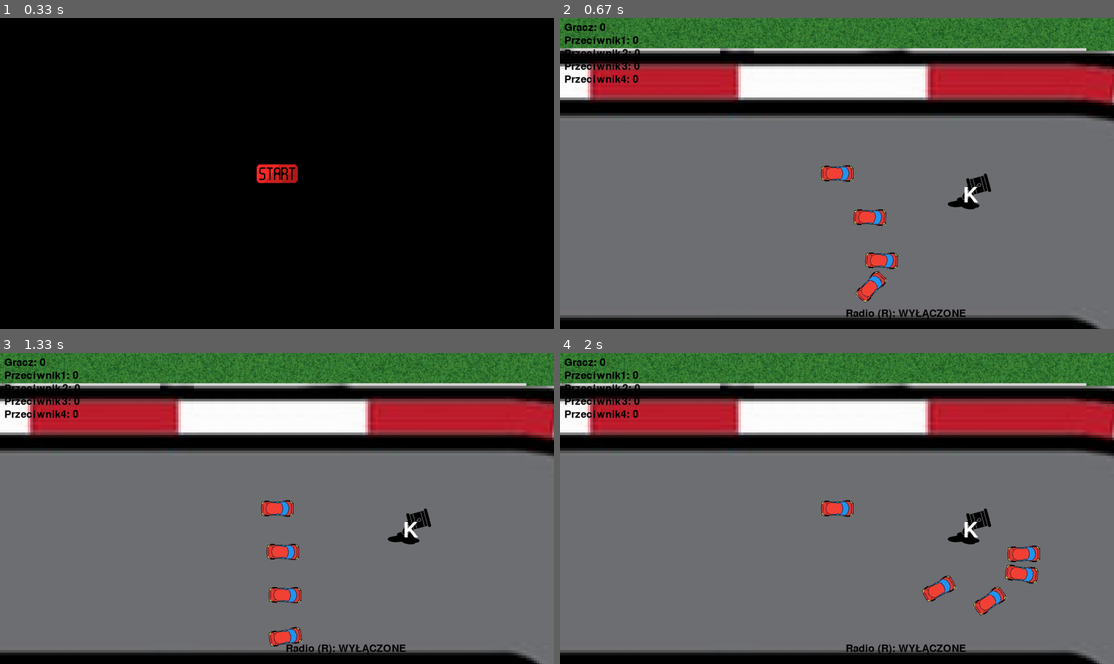
Above: before the commit, frames 1-4 (two rows, left to right).
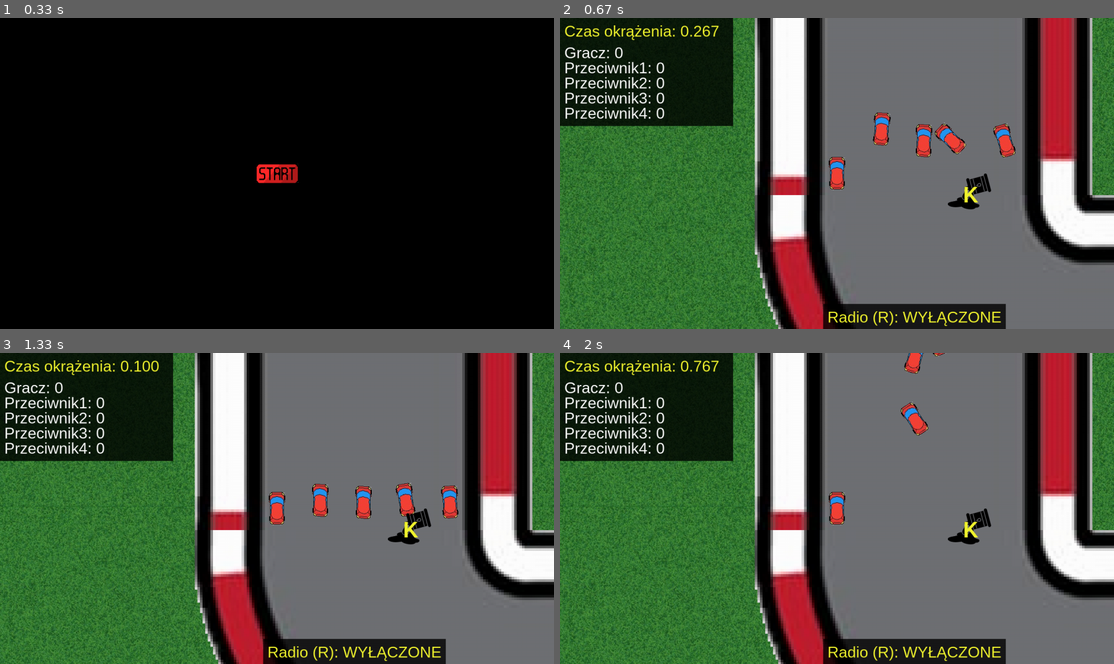
Above: after the commit, the same moments.

Repository: PiotrFurtak/Motorola
Game: pygame game, started from Main.py
Same seed, same stepped clock (60 frames per second), same inputs: the game is played once before the commit and once after it.
Inputs (mouse positions are in pixels of both pictures, inside the frame that each line leads up to):
- Up to frame 1 (0.33 s): no input
- Up to frame 2 (0.67 s): click (837, 173) at 0.38 s
- Up to frame 3 (1.33 s): hold Esc 0.67-1.13 s; click (277, 508) at 1.22 s
- Up to frame 4 (2 s): no input

Frame 1 is identical in both runs. In frame 2, 72% of the frame differs, in the area x 0-100%, y 0-100%; in frame 3, 72%; in frame 4, 71%.

Commit message:
Nwm dużo zmian ig

Diff:
--- a/Car.py
+++ b/Car.py
@@ -4,9 +4,9 @@
 import pygame
 
 class Car(Sprite):
-    def __init__(self,window,track,coords,image,centre_point,car_id):
+    def __init__(self,window,track,coords,image,centre_point,angle,car_id):
         self.car_id = car_id
-        Sprite.__init__(self,window,coords,image,centre_point,0,is_player=car_id==0)
+        Sprite.__init__(self,window,coords,image,centre_point,angle,is_player=car_id==0)
         self.track = track
         self.stear = 0
         self.joystick_x = 0
@@ -30,6 +30,8 @@
         self.oil_coords = (0,0)
         self.oil_radius = 0
         self.oiled_time = 0
+        self.hitbox = Sprite(self.window,coords,pygame.image.load("imgs/car-hitbox.png"),centre_point)
+        self.hitbox.scale_by(1/6)
 
     def draw(self,x,y):
         if self.oil_radius > 0:
@@ -85,6 +87,11 @@
             return True
         return False
 
+    def isColliding(self,oSprite):
+        x,y = self.coords
+        self.hitbox.set_position((x/6,y/6))
+        self.hitbox.set_angle(self.angle)
+        return Sprite.isColliding(self.hitbox,oSprite.hitbox)
 
     def turn(self):
         if self.joystick_x == 0:
@@ -110,10 +117,10 @@
 
         self.rotate(self.stear/200*self.velocity)
         if self.joystick_x and abs(self.velocity) > 0:
-            self.drift += 3
+            self.drift += 1
 
         if self.is_braking:
-            self.drift += 1
+            self.drift += 3
             if not self.joystick_x:
                 self.velocity *= 0.9
 
--- a/Game.py
+++ b/Game.py
@@ -11,17 +11,15 @@
         self.running = False
         self.WHITE = (255, 255, 255)
         self.BLACK = (0, 0, 0) # Kolor czarnego tła
+        self.YELLOW = (242, 245, 47)
         self.window = window
         self.WINDOW_WIDTH, self.WINDOW_HEIGHT = window.get_size()
         self.clock = pygame.time.Clock()
         self.pressed_keys = set()
-
-        self.font = pygame.font.Font(None, 36)  # Czcionka do radia
+        self.font = pygame.font.SysFont("bahnschrift", 36)  # Czcionka do radia
         self.bigger_font = pygame.font.Font(None,72)
         self.radio = None  # Na początku nie ma radia
         self.buffered = pygame.surface.Surface((8000, 8000))
-        # self.border = Sprite(self.window,(550,200),pygame.image.load("imgs/track-border.png"),(450,450))
-        # self.border.scale(3)
         turn_img = pygame.image.load("imgs/turn.png")
         forward_img = pygame.image.load("imgs/forward.png")
         self.track = get_level("level-1.txt",self.buffered,turn_img,forward_img)
@@ -36,9 +34,9 @@
         for oTrack in self.track:
             oTrack.draw(4000,4000)
 
-        self.player = Car(self.window,self.track,(0,-1100),pygame.image.load("imgs/red-car.png"),(38,19),0)
+        self.player = Car(self.window,self.track,(-2420,900),pygame.image.load("imgs/red-car.png"),(38,19),90,0)
         ai_amount = 4
-        self.enemies = tuple([ai(self.window,self.track,(0,-1000+100*i),pygame.image.load("imgs/red-car.png"),(38,19),i+1,self.player) for i in range(ai_amount)])
+        self.enemies = tuple([ai(self.window,self.track,(-2320+100*i,900),pygame.image.load("imgs/red-car.png"),(38,19),90,i+1,self.player) for i in range(ai_amount)])
         self.allCars = tuple([self.player]+list(self.enemies))
         self.max_laps = 3  # Maksymalna liczba okrążeń do zakończenia gry
         self.scores = []
@@ -87,20 +85,31 @@
             y = self.WINDOW_HEIGHT//2-self.enemies[follow_enemy-1].y
 
         self.window.blit(self.buffered,(x-4000,y-4000))
+        surface = pygame.surface.Surface((self.WINDOW_WIDTH,self.WINDOW_HEIGHT),pygame.SRCALPHA)
+        pygame.draw.rect(surface,(0,0,0,200),(0,0,400,250))
         self.player.draw(x,y)
-        laps_text = self.font.render(f"Gracz: {self.player.laps}", True, self.BLACK)
-        self.window.blit(laps_text, (10, 10))
+        laps_text = self.font.render(f"Gracz: {self.player.laps}", True, self.WHITE)
+        surface.blit(laps_text, (10, 60))
         for oCar in self.enemies:
             oCar.draw(x,y)
-            enemy_laps_text = self.font.render(f"Przeciwnik{oCar.car_id}: {oCar.laps}", True, self.BLACK)
-            self.window.blit(enemy_laps_text, (10, 10+30*oCar.car_id))
+            enemy_laps_text = self.font.render(f"Przeciwnik{oCar.car_id}: {oCar.laps}", True, self.WHITE)
+            surface.blit(enemy_laps_text, (10, 60+35*oCar.car_id))
         if self.radio:
-            self.radio.draw()
-        self.window.blit(self.oil_img,(self.WINDOW_WIDTH*7//10,self.WINDOW_HEIGHT//2))
+            text,(x,y),(width,height) = self.radio.draw()
+            pygame.draw.rect(surface,(0,0,0,200),(x-10,y-10,width+20,height+20))
+            surface.blit(text,(x,y))
+        # pygame.draw.circle(surface,(0, 0, 0, 100),(self.WINDOW_WIDTH*7//10+50,self.WINDOW_HEIGHT//2+50),50)
+        surface.blit(self.oil_img,(self.WINDOW_WIDTH*7//10,self.WINDOW_HEIGHT//2))
         oil_text = str(self.player.oil_cooldown//60)
         if oil_text == "0": oil_text = "K"
-        oil_cooldown = self.bigger_font.render(oil_text,True,self.WHITE)
-        self.window.blit(oil_cooldown,(self.WINDOW_WIDTH*7//10+35,self.WINDOW_HEIGHT//2+27))
+        oil_cooldown = self.bigger_font.render(oil_text,True,self.YELLOW)
+        surface.blit(oil_cooldown,(self.WINDOW_WIDTH*7//10+35,self.WINDOW_HEIGHT//2+27))
+
+        player_lap_time = self.font.render("Czas okrążenia: "+"{0:.3f}".format(time()-self.player.laps_times[-1]),True,self.YELLOW)
+        surface.blit(player_lap_time,(10,10))
+        self.window.blit(surface,(0,0))
+
+
 
     def check_winner(self, oCar):
         if oCar.laps >= self.max_laps and oCar not in self.winners:
@@ -109,6 +118,8 @@
             if oCar == self.player:
                 self.aproximate_scores()
                 self.running = False
+            else:
+                oCar.already_won = True
 
     def aproximate_scores(self):
         all_times = {}
@@ -137,6 +148,12 @@
 
                 oCar.drift, otherCar.drift = 100, 100
 
+        if True in [oCar.isColliding(oTrack) for oTrack in self.track]:
+            oCar.back()
+            oCar.Xvelocity = -oCar.Xvelocity
+            oCar.Yvelocity = -oCar.Yvelocity
+            oCar.drift = 105
+
     def game_loop(self):
         self.running = True
         while self.running:
@@ -146,7 +163,6 @@
             self.player.move()
             self.check_collisions(self.player)
             [(enemy.enemy_move(), self.check_collisions(enemy)) for enemy in self.enemies]
-
 
             self.player.set_laps()
             [enemy.set_laps() for enemy in self.enemies]
--- a/Main.py
+++ b/Main.py
@@ -4,8 +4,6 @@
 from Button import Button
 # WINDOW_WIDTH, WINDOW_HEIGHT = (640,480)
 WINDOW_WIDTH, WINDOW_HEIGHT = pygame.display.get_desktop_sizes()[0]
-# WINDOW_WIDTH -= 10
-# WINDOW_HEIGHT -= 10
 window = pygame.display.set_mode((WINDOW_WIDTH,WINDOW_HEIGHT))
 listOfButtons = []
 
--- a/Radio.py
+++ b/Radio.py
@@ -27,5 +27,5 @@
 
     def draw(self):
         status_text = f"Radio (R): {music_dict[self.music_file]}" if self.radio_on else "Radio (R): WYŁĄCZONE"
-        text = self.font.render(status_text, True, (0, 0, 0))
-        self.screen.blit(text, (self.width // 1.7 - text.get_width() // 3, self.height // 1.07))
+        text:pygame.Surface = self.font.render(status_text, True, (242, 245, 47))
+        return text,(self.width // 1.7 - text.get_width() // 3, self.height // 1.07),text.get_size()
--- a/Sprite.py
+++ b/Sprite.py
@@ -11,10 +11,12 @@
         self.absolute_x,self.absolute_y = self.coords
         self.angle = angle
         self.base_img = image
+        self.mask = pygame.mask.from_surface(self.base_img)
         self.centre_point = centre_point
         self.width = image.get_width()
         self.height = image.get_height()
         self.vector_to_middle = [self.width/2-self.centre_point[0],self.height/2-self.centre_point[1]]
+        self.scale_factor = 1
         self.set_angle(angle)
         self.is_player = is_player
 
@@ -42,7 +44,8 @@
         self.vector_to_middle = [new_x,new_y]
         self.angle = (self.angle+angle_deg)%360
         self.image = pygame.transform.rotate(self.base_img,self.angle)
-        self.reset_absolute_values()
+        self.scale_by(self.scale_factor)
+
 
     def set_angle(self,angle_deg):
         dangle = angle_deg - self.angle
@@ -63,16 +66,7 @@
         self.rotate(angle-self.angle)
 
     def draw(self, relative_x=0, relative_y=0):
-        # Sprawdź, czy obiekt ma drift_offset (tylko dla samochodu)
-        # if hasattr(self, "drift_offset"):
-        #     drifted_image = pygame.transform.rotate(self.image, -self.angle - self.drift_offset)
-        # else:
-        #     drifted_image = pygame.transform.rotate(self.image, -self.angle)
-
-        # Oblicz nową pozycję rysowania
         self.window.blit(self.image, (self.absolute_x + relative_x, self.absolute_y + relative_y))
-        # drifted_rect = drifted_image.get_rect(center=(self.x + relative_x, self.y + relative_y))
-        # self.window.blit(drifted_image, drifted_rect.topleft)
 
     def isColliding(self,oSprite):
         offset = (self.absolute_x-oSprite.absolute_x, self.absolute_y-oSprite.absolute_y)
@@ -84,11 +78,13 @@
         self.width,self.height = self.image.get_size()
         self.absolute_x = self.x + self.vector_to_middle[0] - self.width/2
         self.absolute_y = self.y - self.vector_to_middle[1] - self.height/2
-        self.mask = pygame.mask.from_surface(self.image)
 
 
-    def scale(self,factor):
+
+    def scale_by(self,factor):
+        self.scale_factor = factor
         self.image = pygame.transform.scale_by(self.image,factor)
+        self.mask = pygame.mask.from_surface(self.image)
         x,y = self.centre_point
         self.centre_point = factor*x, factor*y
         x,y = self.vector_to_middle
--- a/Track.py
+++ b/Track.py
@@ -1,5 +1,6 @@
 from Sprite import Sprite
 from math import sqrt,atan,pi
+import pygame
 
 class Turn(Sprite):
     """ type can be for example NE, meaning you approach turn from up(N), and leave a tile from right(E) side """
@@ -46,19 +47,26 @@
         self.type = type
         angle = self.types[type]["angle"]
         Sprite.__init__(self,window,coords,image,(65,65),angle)
+        self.hitbox = Sprite(self.window,coords,pygame.image.load("imgs/turn-hitbox.png"),(65,65),angle)
         self.id = id
-        self.scale_factor = 1
+
         self.values = self.values[type]
 
     def scale(self,factor):
         self.scale_factor = factor
-        Sprite.scale(self,factor)
+        self.hitbox.set_position((self.x/factor,self.y/factor))
+        Sprite.scale_by(self,factor)
 
     def get_pixel_values(self,coords):
         x,y = coords
         x += self.centre_point[0] - self.x
         y += self.centre_point[1] - self.y
         return self.values[int(y//self.scale_factor)][int(x//self.scale_factor)]
+
+    def isColliding(self,oCar):
+        self.hitbox.set_position(self.coords)
+        self.hitbox.set_angle(self.angle)
+        return oCar.isColliding(self.hitbox)
 
 class Forward(Sprite):
     types = {"WE":{"angle":0},
@@ -103,19 +111,25 @@
         angle = self.types[type]["angle"]
 
         Sprite.__init__(self,window,coords,image,(65,65),angle)
+        self.hitbox = Sprite(self.window,coords,pygame.image.load("imgs/forward-hitbox.png"),(65,65),angle)
         self.id =id
         self.values = self.all_types_values[type]
-        self.scale_factor = 1
+
 
     def scale(self,factor):
         self.scale_factor = factor
-        Sprite.scale(self,factor)
+        self.hitbox.set_position((self.x/factor,self.y/factor))
+        Sprite.scale_by(self,factor)
 
     def get_pixel_values(self,coords):
         x,y = coords
         x += self.centre_point[0] - self.x
         y += self.centre_point[1] - self.y
         return self.values[int(y//self.scale_factor)][int(x//self.scale_factor)]
+    def isColliding(self,oCar):
+        self.hitbox.set_position(self.coords)
+        self.hitbox.set_angle(self.angle)
+        return oCar.isColliding(self.hitbox)
 
 def get_level(file_name,window,turn_image,forward_image):
     file = open("levels/%s"%file_name, "r")
--- a/ai.py
+++ b/ai.py
@@ -2,9 +2,10 @@
 from Car import *
 
 class ai(Car):
-    def __init__(self,window,track,coords,image,centre_point,car_id,player):
-        Car.__init__(self,window,track,coords,image,centre_point,car_id)
+    def __init__(self,window,track,coords,image,angle,centre_point,car_id,player):
+        Car.__init__(self,window,track,coords,image,angle,centre_point,car_id)
         self.player = player
+        self.already_won = False
 
     def get_real_point(self,coords):
         """Inputs are (x,y) of a point ON A SCREEN
@@ -26,16 +27,16 @@
         x,y = pixel_values
         match self.car_id:
             case 1:
-                value = -0.03*(y)**2+150+x
-                if -10 > y > -20:
-                    value += 500
-                value += self.is_next_lap(self.find_tile(coords)) * 100000
-
-            case 2:
                 value = 2*x
 
                 if abs(y) > 20:
                     value -= 100000
+                value += self.is_next_lap(self.find_tile(coords)) * 100000
+
+            case 2:
+                value = -0.03*(y)**2+150+x
+                if -10 > y > -20:
+                    value += 500
                 value += self.is_next_lap(self.find_tile(coords)) * 100000
 
             case 3:
@@ -91,7 +92,7 @@
     def enemy_move(self):
         evaluated = {}
         evaluated:dict = self.check_values(40)
-        if self.car_id == 2:
+        if self.car_id == 1:
             evaluated.update(self.check_values(150))
         if self.car_id == 3:
             evaluated.update(self.check_values(150))
@@ -131,17 +132,17 @@
         if not self.is_player: self.joystick_y = 0
         match self.car_id:
             case 1:
-                if self.velocity < 15:
+                speed_limit = 7 if abs(self.stear) > 10 else 100
+                if self.velocity < speed_limit:
+                    if not self.already_won: self.acceleration += 0.25
                     self.joystick_y = 1
             case 2:
-                speed_limit = 7 if abs(self.stear) > 10 else 100
-                if self.velocity < speed_limit:
-                    self.acceleration += 0.25
+                if self.velocity < 15:
                     self.joystick_y = 1
             case 3:
                 speed_limit = 7 if abs(self.stear) > 10 else 100
                 if self.velocity < speed_limit:
-                    self.acceleration += 0.25
+                    if not self.already_won: self.acceleration += 0.25
                     self.joystick_y = 1
             case 4:
                 speed_limit = 15
@@ -155,3 +156,4 @@
 
                 if self.velocity < speed_limit:
                     self.joystick_y = 1
+        if self.already_won: self.joystick_y = 0
--- a/levels/level-1.txt
+++ b/levels/level-1.txt
@@ -1,14 +1,14 @@
-turn,-2220,1340,EN,1
-forward,-2220,560,SN,2
-forward,-2220,-220,SN,3
-turn,-2220,-1000,SE,4
-forward,-1440,-1000,WE,5
-forward,-660,-1000,WE,6
-forward,120,-1000,WE,7
-turn,900,-1000,WS,8
-forward,900,-220,NS,9
-forward,900,560,NS,10
-turn,900,1340,NW,11
-forward,120,1340,EW,12
-forward,-660,1340,EW,13
-forward,-1440,1340,EW,14
+forward,-2220,560,SN,1
+forward,-2220,-220,SN,2
+turn,-2220,-1000,SE,3
+forward,-1440,-1000,WE,4
+forward,-660,-1000,WE,5
+forward,120,-1000,WE,6
+turn,900,-1000,WS,7
+forward,900,-220,NS,8
+forward,900,560,NS,9
+turn,900,1340,NW,10
+forward,120,1340,EW,11
+forward,-660,1340,EW,12
+forward,-1440,1340,EW,13
+turn,-2220,1340,EN,14
Binary file added: imgs/car-hitbox.png
Binary file added: imgs/forward-hitbox.png
Binary file changed: imgs/oil.png
Binary file added: imgs/turn-hitbox.png
